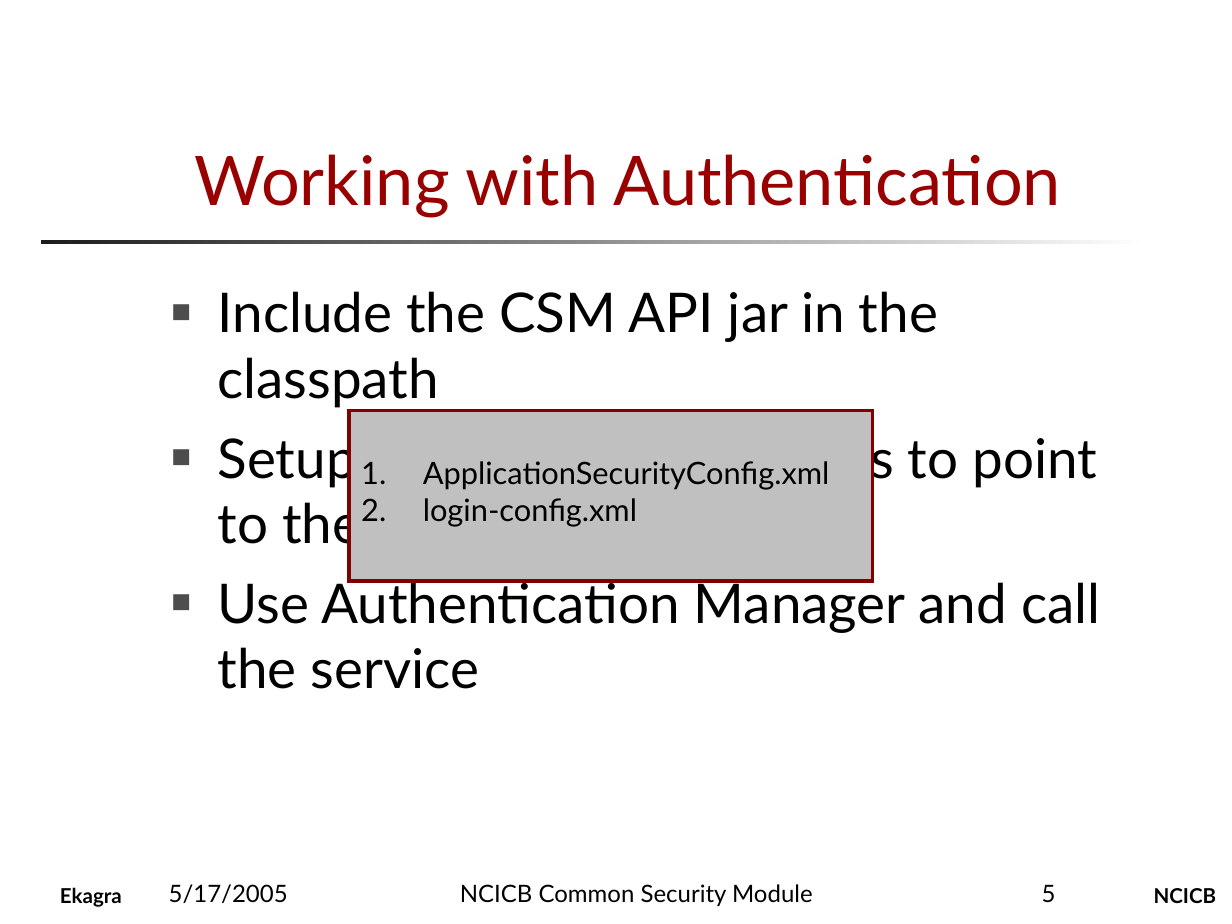
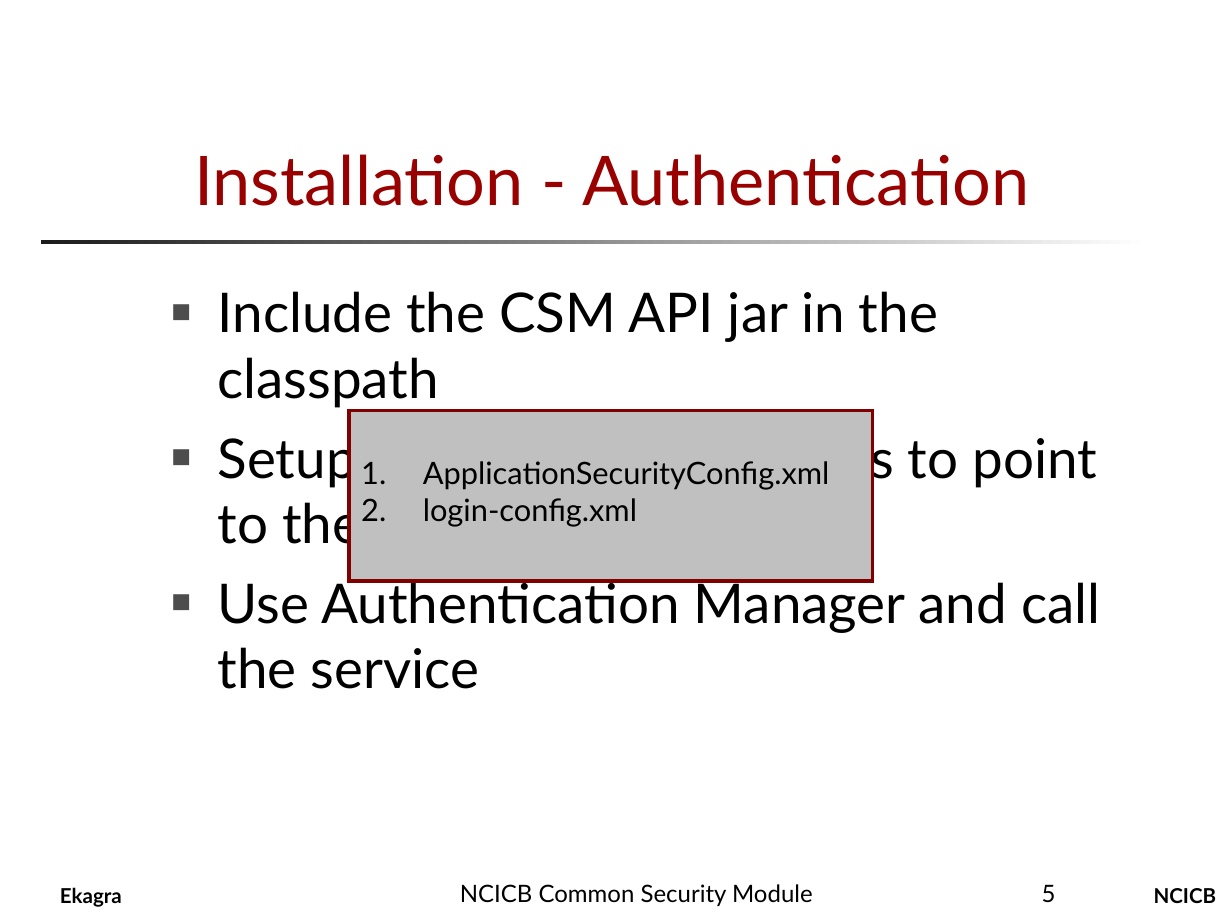
Before and after one commit to CBIIT/common-security-module-docs, a slide deck: slide 5 of Presentations/CSM_Installation_Presentation.ppt. Drawn at 1232x924 pixels with LibreOffice and Linux fonts; fonts in the diff are those of the drawing; background and template pictures are left out. Boxes give left, top, right and bottom in pixels: in the first picture for what was removed or moved away, otherwise in the second. Text is boxed around its words. In the diff, an @@ line names an element or a change of style, - is before the commit and + after.

```diff
--- a/Presentations/CSM_Installation_Presentation.ppt
+++ b/Presentations/CSM_Installation_Presentation.ppt
@@ title at [194,154,1029,206]: text changed @@
-Working with Authentication
+Installation - Authentication
@@ text removed at [169,884,288,903] @@
-5/17/2005
```
Also in this commit, not shown: 8 other slides changed, 3 slides added.
